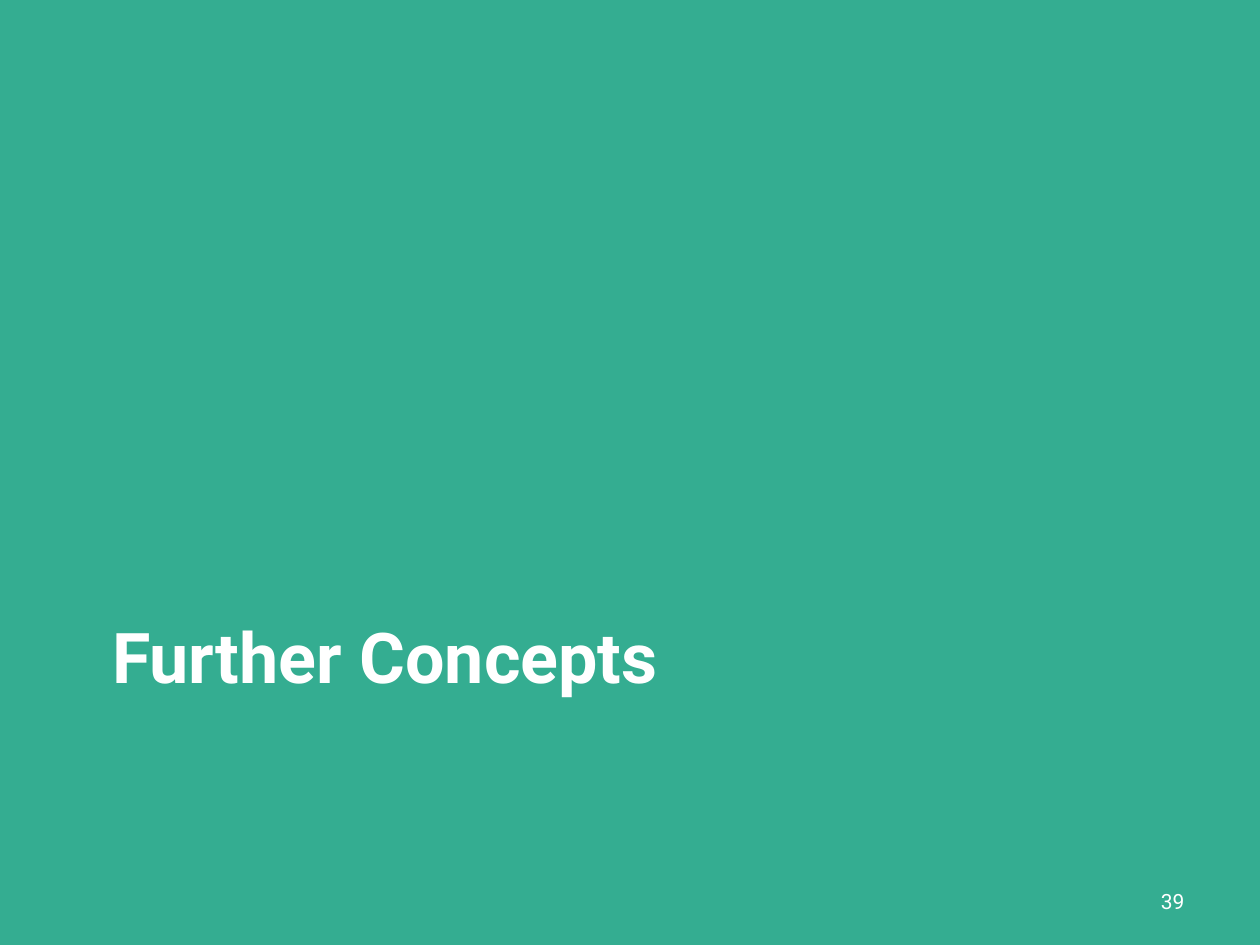
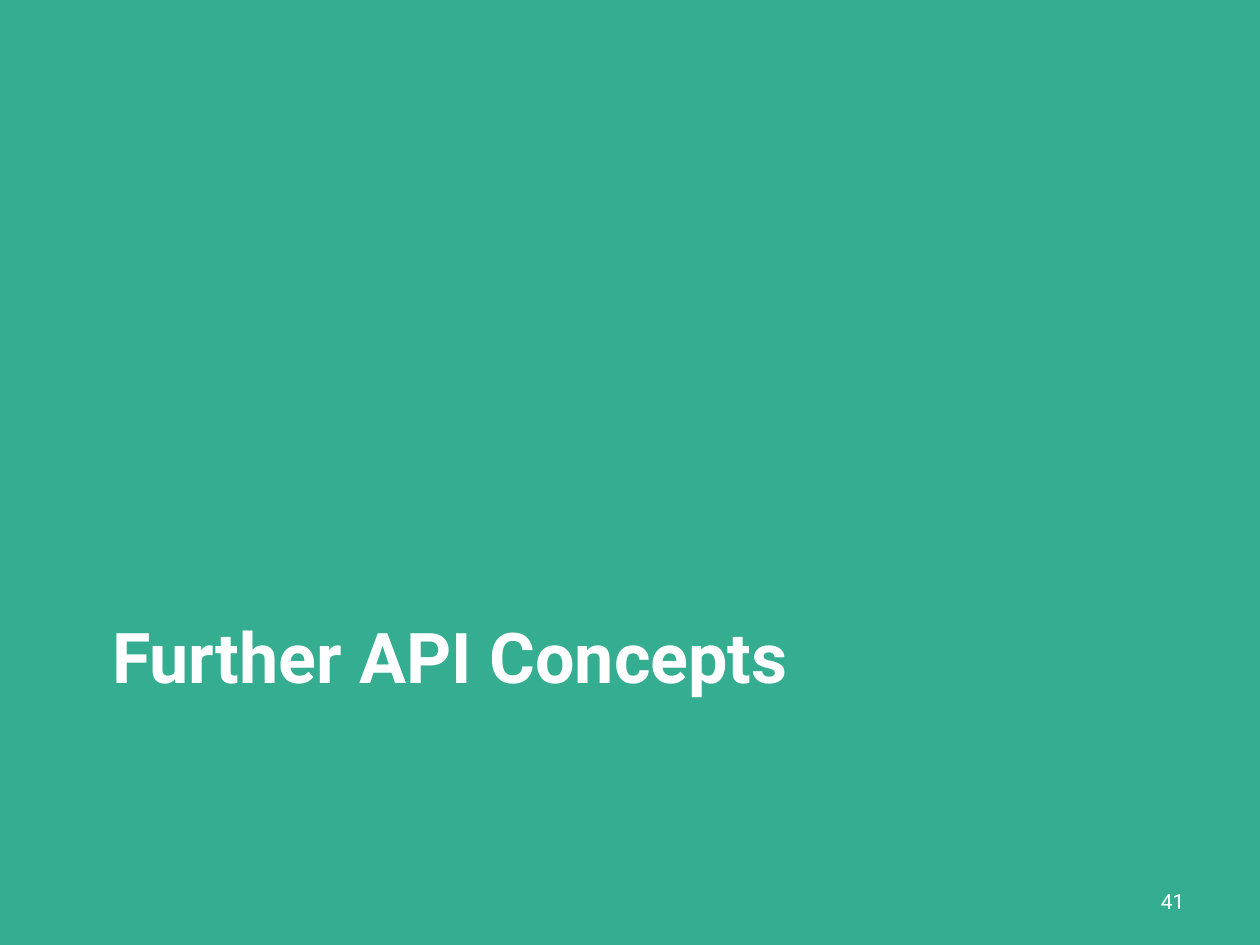
Before and after one commit to dataArtisans/flink-training-web, a slide deck: slide 41 of slides/flink_batch_advanced.pptx (slide 39 before the commit). Drawn at 1260x945 pixels with LibreOffice and Linux fonts; fonts in the diff are those of the drawing. Boxes give left, top, right and bottom in pixels: in the first picture for what was removed or moved away, otherwise in the second. Text is boxed around its words. In the diff, an @@ line names an element or a change of style, - is before the commit and + after.

```diff
--- a/slides/flink_batch_advanced.pptx
+++ b/slides/flink_batch_advanced.pptx
@@ title at bbox=[112, 630, 788, 698]: text changed @@
-Further Concepts
+Further API Concepts
@@ page number at bbox=[1161, 894, 1185, 909]: text changed @@
-39
+41
```
Also in this commit, not shown: 10 other slides changed, 10 slides added, 7 slides removed.
